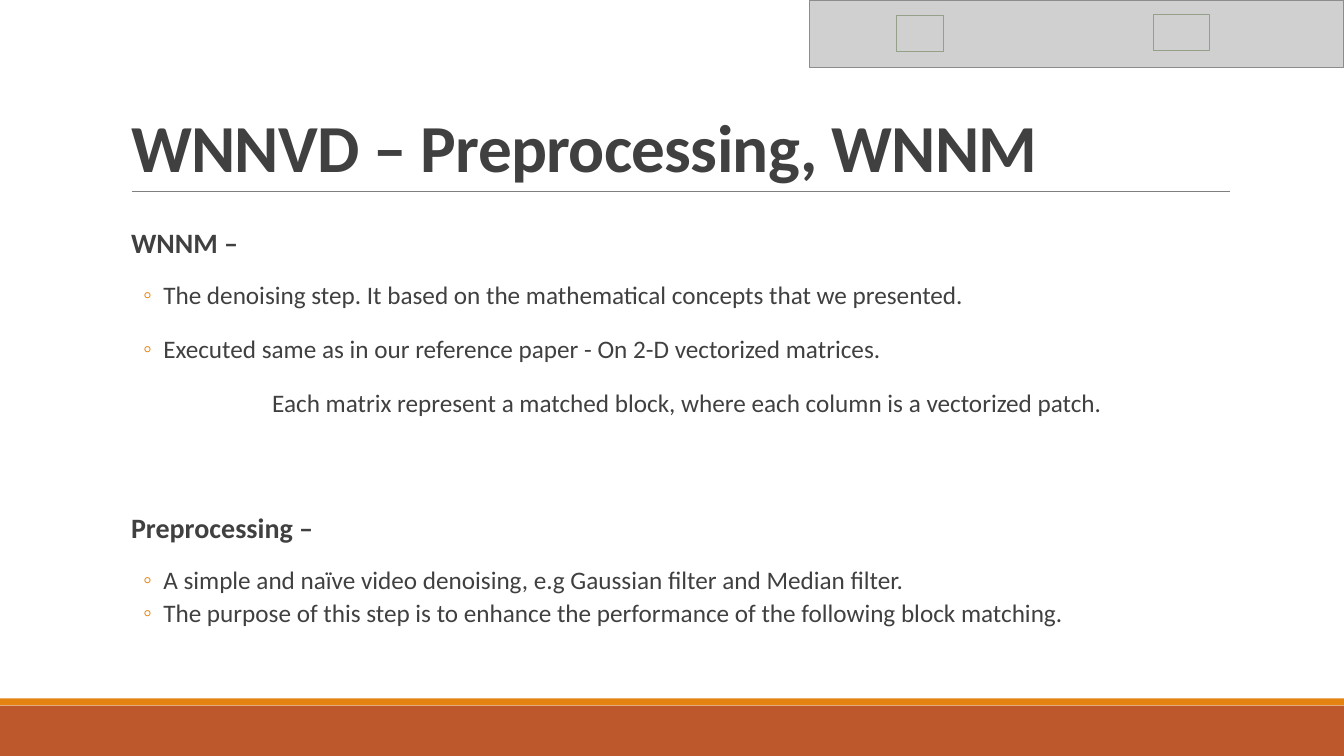
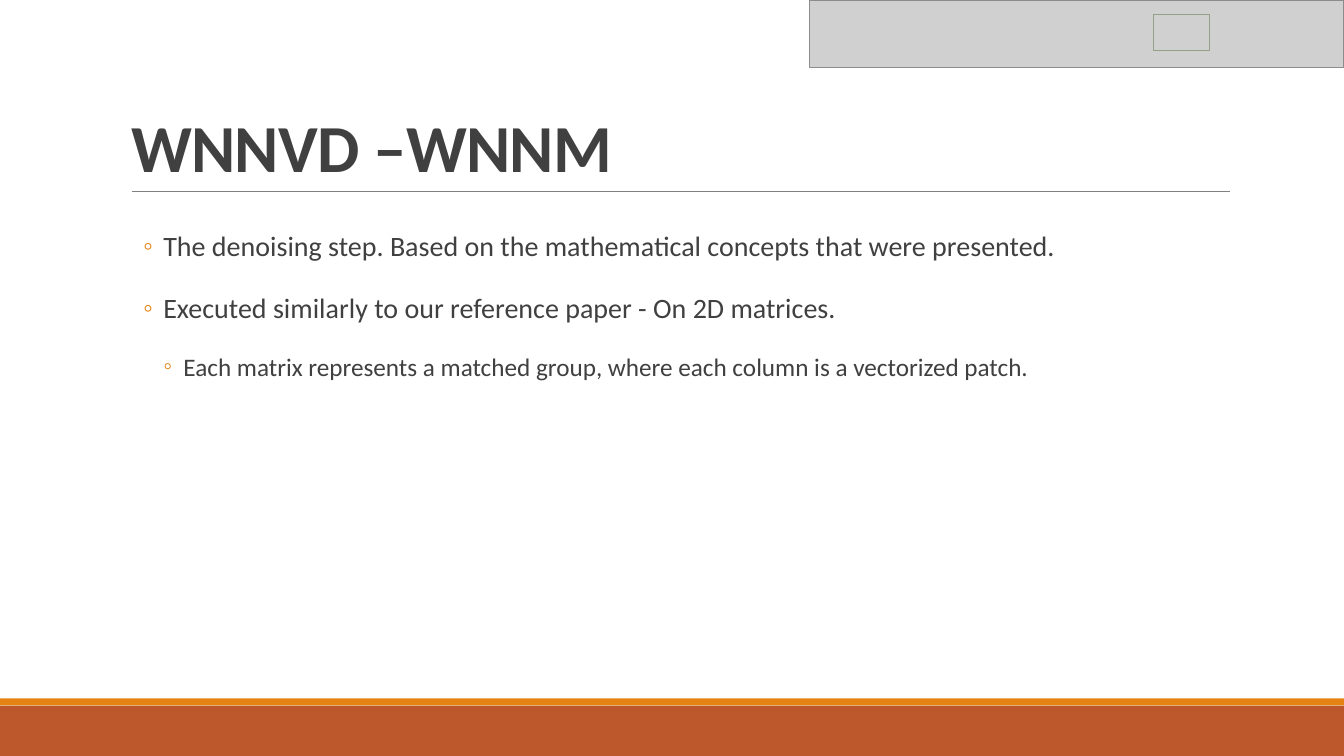
Before and after one commit to roy-hachnochi/WNNM-Video-Denoising, a slide deck: slide 14 of Project Presentation.pptx (slide 11 before the commit). Drawn at 1344x756 pixels with LibreOffice and Linux fonts; fonts in the diff are those of the drawing; grey boxes stand for pictures. Boxes give left, top, right and bottom in pixels: in the first picture for what was removed or moved away, otherwise in the second. Text is boxed around its words. In the diff, an @@ line names an element or a change of style, - is before the commit and + after.

```diff
--- a/Project Presentation.pptx
+++ b/Project Presentation.pptx
@@ rectangle removed at <box>896,16,943,51</box> @@
@@ title at <box>131,128,612,172</box>: text changed @@
-WNNVD – Preprocessing, WNNM
+WNNVD –WNNM
@@ text at <box>163,236,1054,381</box>: text changed; size 18 to 20 pt @@
-  WNNM –
-  ◦ The denoising step. It based on the mathematical concepts that we presented.
-  ◦ Executed same as in our reference paper - On 2-D vectorized matrices.
-  Each matrix represent a matched block, where each column is a vectorized patch.
-  Preprocessing –
-  ◦ A simple and naïve video denoising, e.g Gaussian filter and Median filter.
-  ◦ The purpose of this step is to enhance the performance of the following block matching.
+  ◦ The denoising step. Based on the mathematical concepts that were presented.
+  ◦ Executed similarly to our reference paper - On 2D matrices.
+    ◦ Each matrix represents a matched group, where each column is a vectorized patch.
```
Also in this commit, not shown: 15 other slides changed, 4 slides added, 4 other files.
